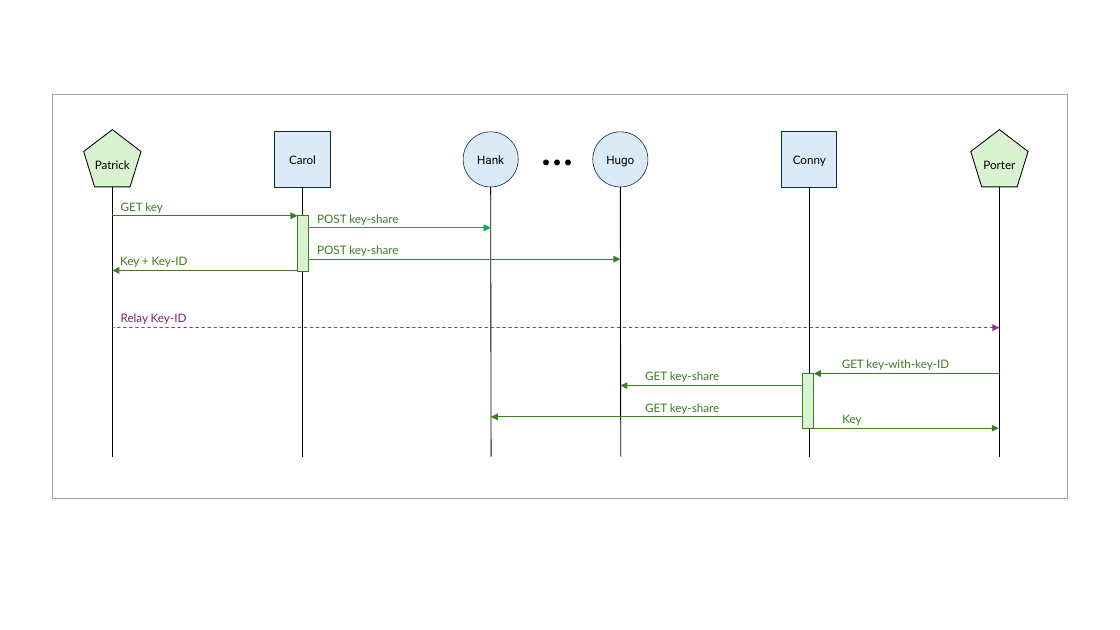
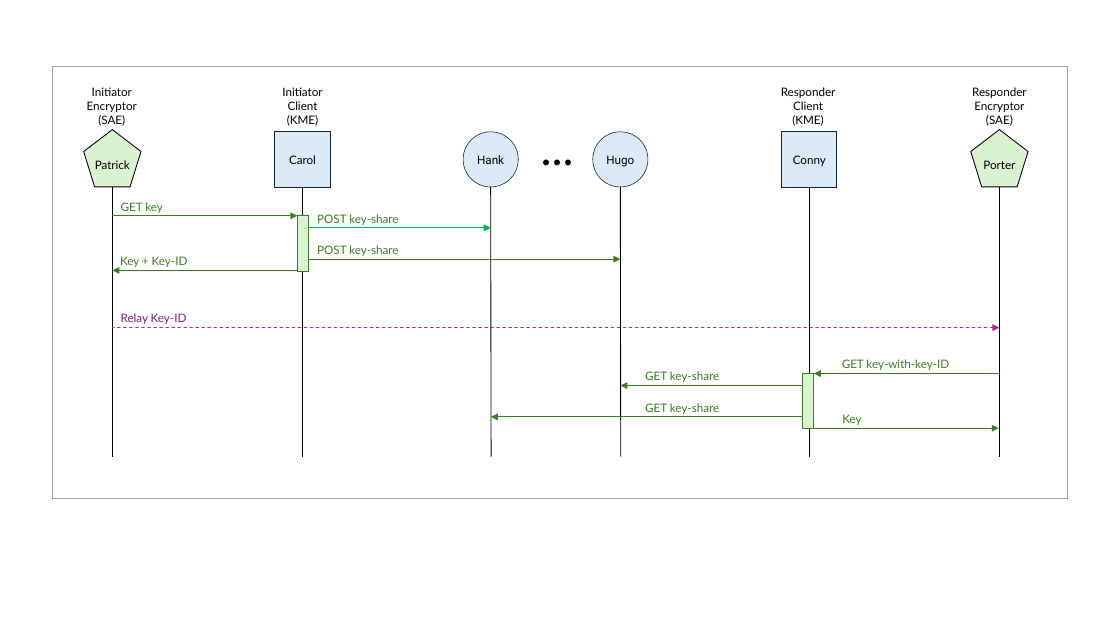
Before and after one commit to brunorijsman/dske-python, a slide deck: slide 10 of docs/figures/figures.pptx. Drawn at 1120x630 pixels with LibreOffice and Linux fonts; fonts in the diff are those of the drawing. Boxes give left, top, right and bottom in pixels: in the first picture for what was removed or moved away, otherwise in the second. Text is boxed around its words. In the diff, an @@ line names an element or a change of style, - is before the commit and + after.

```diff
--- a/docs/figures/figures.pptx
+++ b/docs/figures/figures.pptx
@@ rectangle: place and size @@
-rectangle at <box>53,94,1068,498</box>
+rectangle at <box>53,66,1068,498</box>
@@ text added at <box>87,87,137,126</box>, 10 pt, text #000000 @@
+Initiator
+Encryptor
+(SAE)
@@ text added at <box>282,87,322,126</box>, 10 pt, text #000000 @@
+Initiator
+Client
+(KME)
@@ text added at <box>781,87,836,126</box>, 10 pt, text #000000 @@
+Responder
+Client
+(KME)
@@ text added at <box>972,87,1027,126</box>, 10 pt, text #000000 @@
+Responder
+Encryptor
+(SAE)
```
Also in this commit, not shown: 14 other files.
